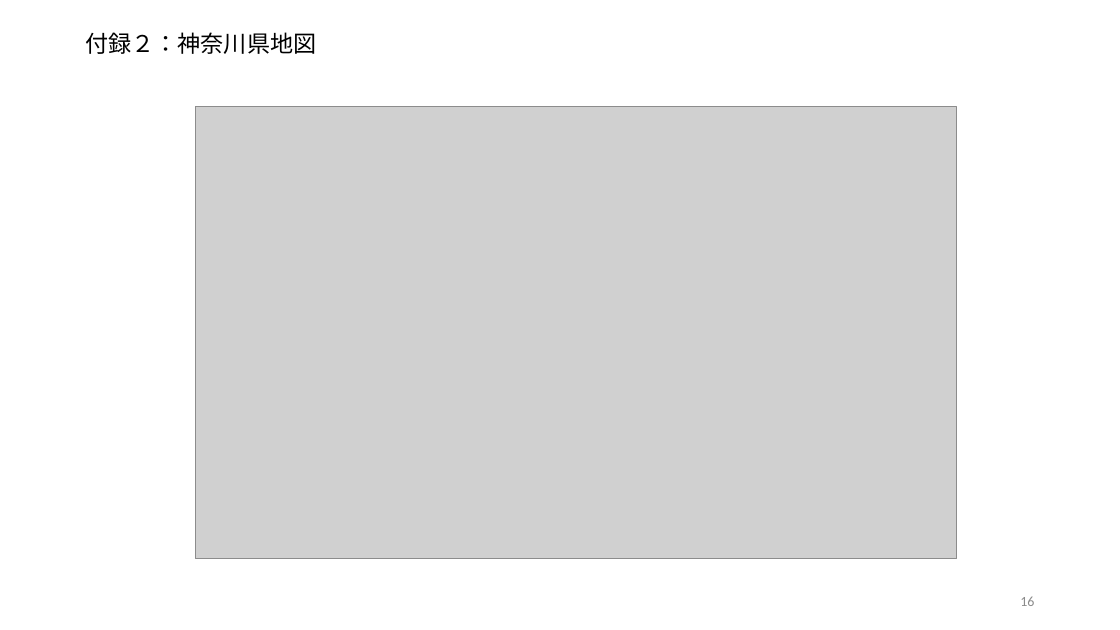
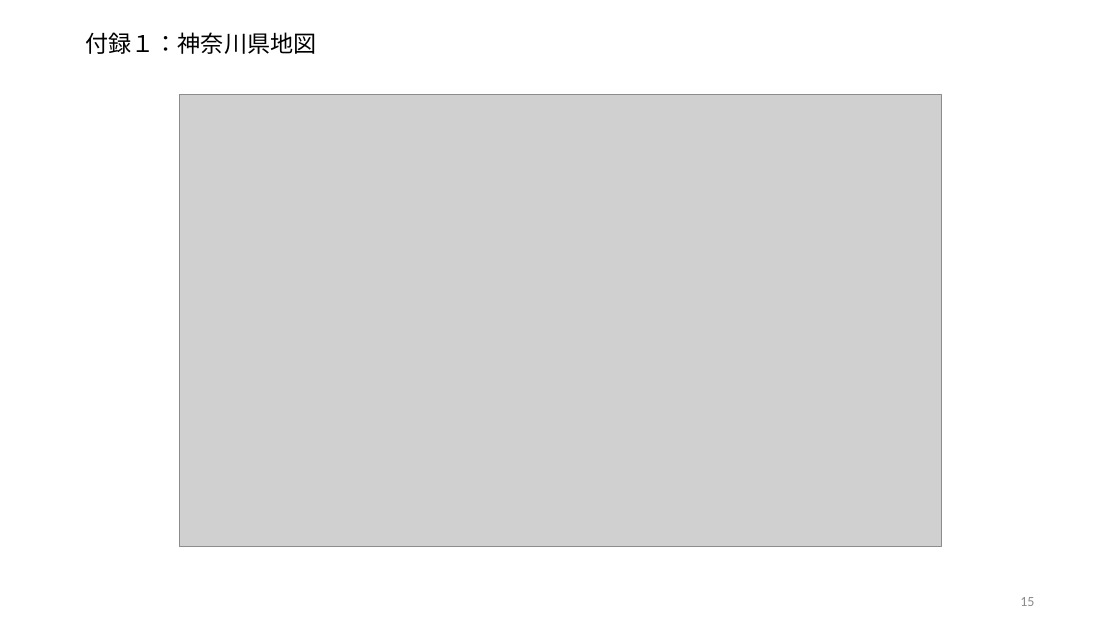
Before and after one commit to yasumasa718/park_data_intern, a slide deck: slide 15 of .doc/プレゼンテーション ＿課題２.pptx (slide 16 before the commit). Drawn at 1120x630 pixels with LibreOffice and Linux fonts; fonts in the diff are those of the drawing; grey boxes stand for pictures. Boxes give left, top, right and bottom in pixels: in the first picture for what was removed or moved away, otherwise in the second. Text is boxed around its words. In the diff, an @@ line names an element or a change of style, - is before the commit and + after.

```diff
--- a/.doc/プレゼンテーション ＿課題２.pptx
+++ b/.doc/プレゼンテーション ＿課題２.pptx
@@ title at <box>85,32,316,54</box>: text changed; font Calibri to Noto Sans CJK JP @@
-付録２：神奈川県地図
+付録１：神奈川県地図
@@ picture: place and size @@
-picture at <box>195,107,957,559</box>
+picture at <box>179,94,941,546</box>
```
Also in this commit, not shown: 7 other slides changed, 2 other files.
